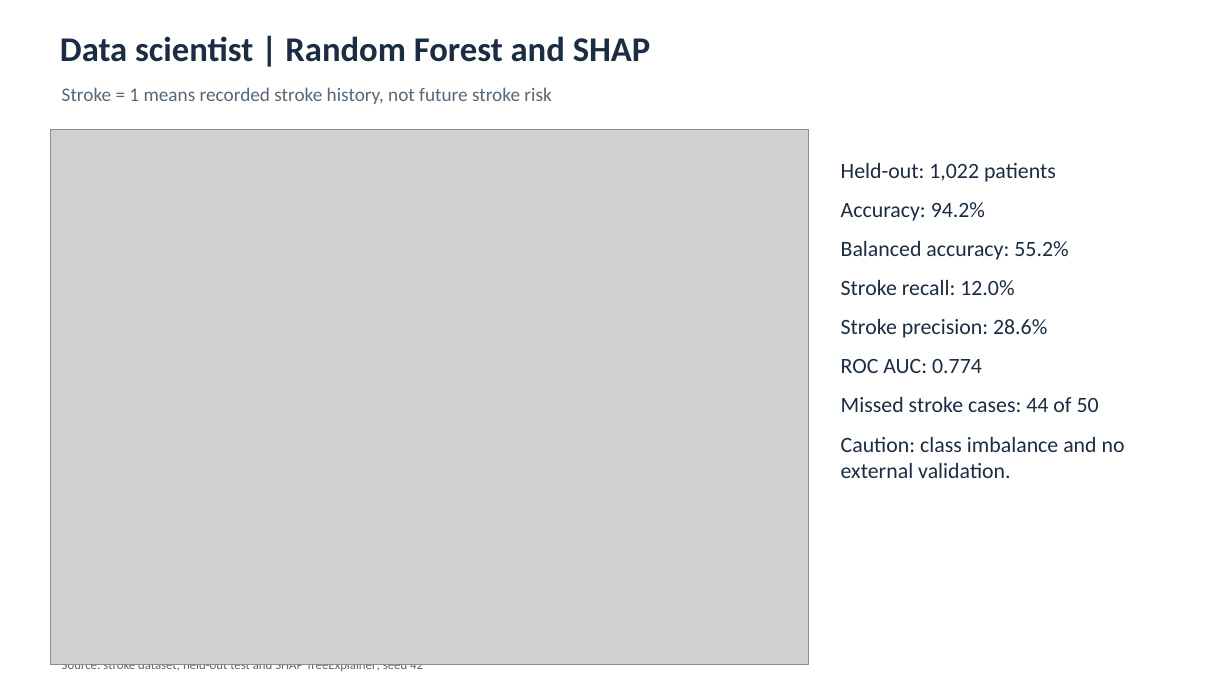
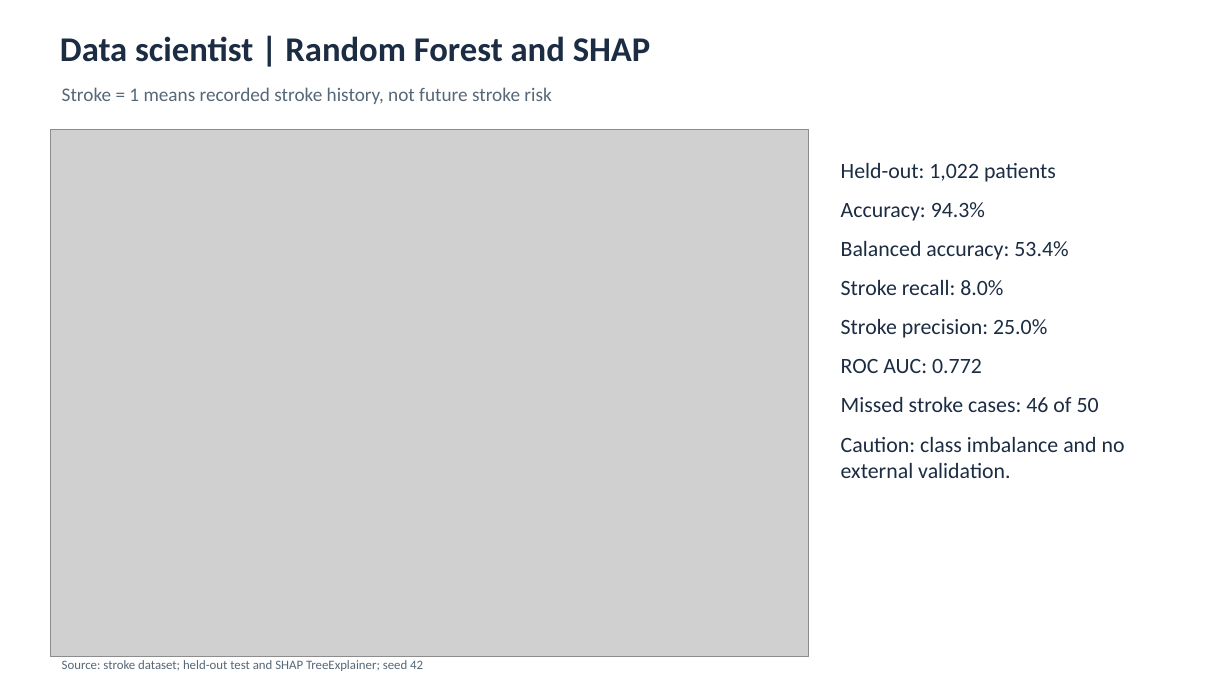
Before and after one commit to ChristineFJT/XAI_Stroke_Classification_SHAP, a slide deck: slide 1 of XAI_Stroke_Classification_SHAP/output/Task5_Three_Audience_Slides_Draft.pptx. Drawn at 1232x693 pixels with LibreOffice and Linux fonts; fonts in the diff are those of the drawing; grey boxes stand for pictures. Boxes give left, top, right and bottom in pixels: in the first picture for what was removed or moved away, otherwise in the second. Text is boxed around its words. In the diff, an @@ line names an element or a change of style, - is before the commit and + after.

```diff
--- a/XAI_Stroke_Classification_SHAP/output/Task5_Three_Audience_Slides_Draft.pptx
+++ b/XAI_Stroke_Classification_SHAP/output/Task5_Three_Audience_Slides_Draft.pptx
@@ picture: place and size @@
-picture at [51,129,809,665]
+picture at [51,129,809,657]
@@ text at [841,202,1099,412]: text changed @@
-Accuracy: 94.2%
-Balanced accuracy: 55.2%
-Stroke recall: 12.0%
-Stroke precision: 28.6%
-ROC AUC: 0.774
-Missed stroke cases: 44 of 50
+Accuracy: 94.3%
+Balanced accuracy: 53.4%
+Stroke recall: 8.0%
+Stroke precision: 25.0%
+ROC AUC: 0.772
+Missed stroke cases: 46 of 50
```
Also in this commit, not shown: 1 other slide changed, 11 other files.
